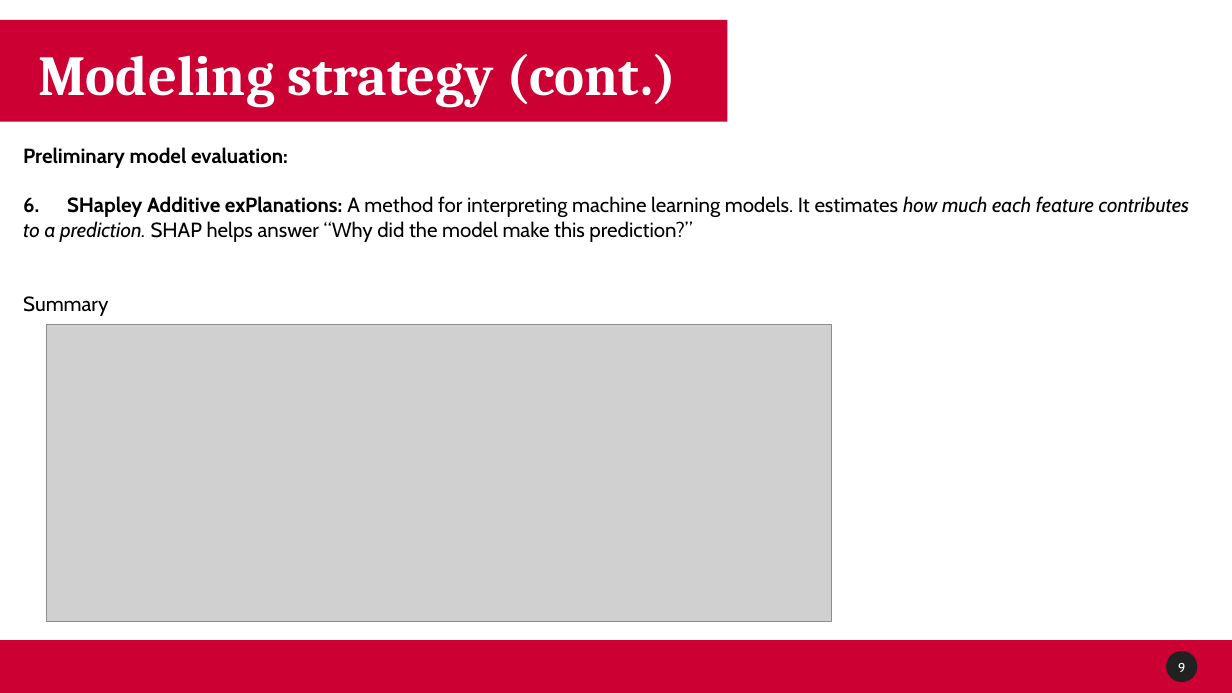
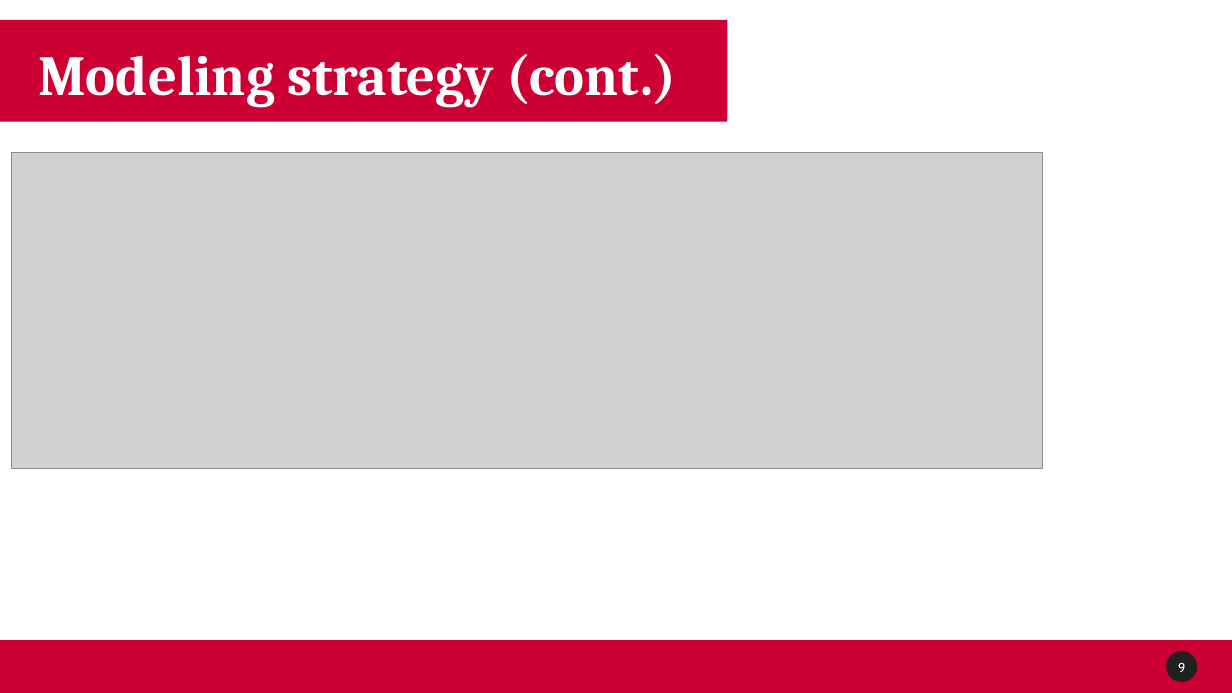
Before and after one commit to Venettov/CAPSTONE_DATA_SCIENCE_RIVERARUIZ, a slide deck: slide 10 of project_reports/CapstoneMidterm.pptx. Drawn at 1232x693 pixels with LibreOffice and Linux fonts; fonts in the diff are those of the drawing; grey boxes stand for pictures; background and template pictures are left out. Boxes give left, top, right and bottom in pixels: in the first picture for what was removed or moved away, otherwise in the second. Text is boxed around its words. In the diff, an @@ line names an element or a change of style, - is before the commit and + after.

```diff
--- a/project_reports/CapstoneMidterm.pptx
+++ b/project_reports/CapstoneMidterm.pptx
@@ text removed at box(23, 147, 1190, 316) @@
-Preliminary model evaluation:
-6. SHapley Additive exPlanations: A method for interpreting machine learning models. It estimates how much each feature contributes to a prediction. SHAP helps answer “Why did the model make this prediction?”
-Summary
@@ picture: place and size @@
-picture at box(46, 325, 832, 622)
+picture at box(12, 152, 1043, 469)
```
Also in this commit, not shown: 7 other slides changed.
